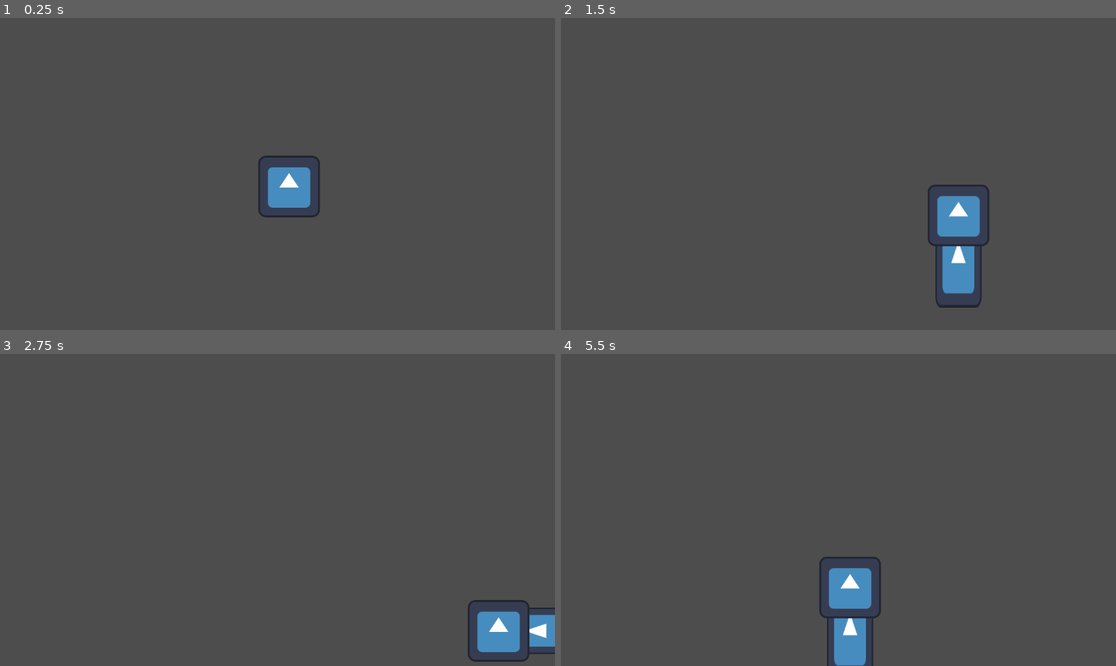
Above: before the commit, frames 1-4 (two rows, left to right).
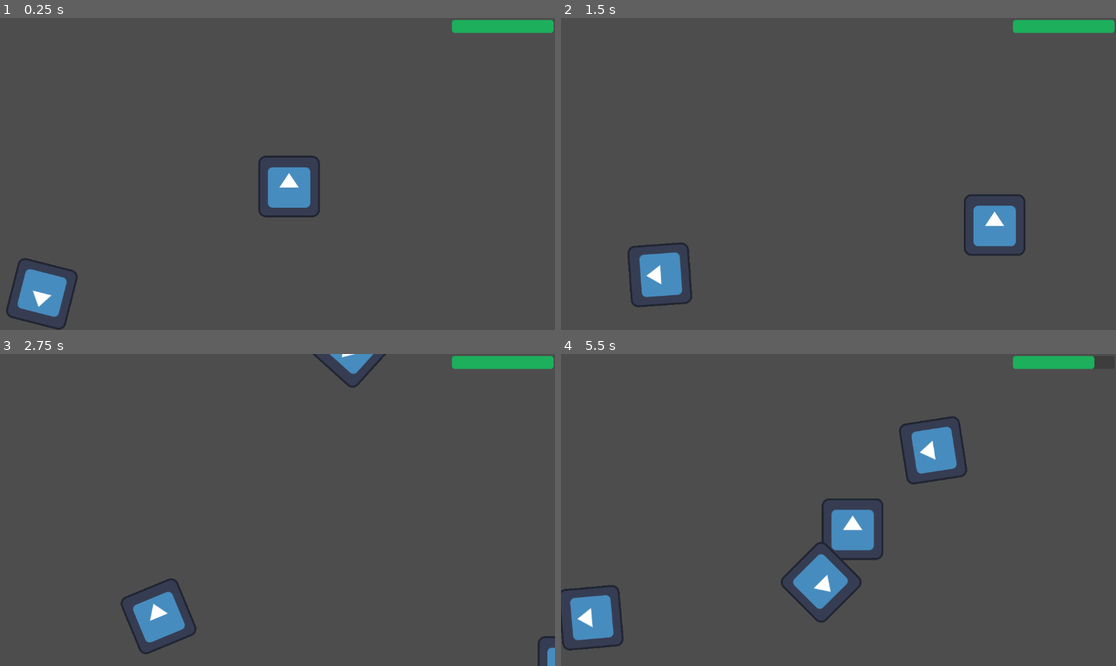
Above: after the commit, the same moments.

Repository: webermael/Informatikprojekt
Game: Godot game, scene res://game.tscn
Two runs of this game, one before a commit and one after it. Both use one fixed random seed, a clock stepped at 60 frames per second and the inputs below. The engine's default icon, where the game draws it, is replaced by a stand-in: a white triangle on a blue panel in a dark square.
Inputs:
- Up to frame 1 (0.25 s): no input
- Up to frame 2 (1.5 s): hold Right (ui_right) 0.53-1.28 s; hold Space (ui_attack) 0.53-1.28 s; hold Down (ui_down) from 1.28 s (still down); tap Space (ui_attack) at 1.35 s
- Up to frame 3 (2.75 s): release Down (ui_down) at 2.03 s; hold Right (ui_right) from 2.03 s (still down); hold Space (ui_attack) from 2.03 s (still down)
- Up to frame 4 (5.5 s): release Right (ui_right) at 2.78 s; release Space (ui_attack) at 2.78 s; hold Up (ui_up) 2.78-3.53 s; tap Space (ui_attack) at 2.85, 4.35 s; hold Space (ui_attack) 3.53-4.28 s; hold Left (ui_left) 3.53-5.03 s; hold Down (ui_down) from 5.03 s (still down); hold Space (ui_attack) from 5.03 s (still down)

The runs differ from the first frame. In frame 1, 2.1% of the frame differs, in the area x 1-100%, y 0-100%; in frame 2, 5.3%; in frame 3, 4.4%; in frame 4, 7.3%, in the area x 0-97%, y 0-100%.

Commit message:
cleaned up code + enemy spawning added

Diff:
--- a/Player.gd
+++ b/Player.gd
@@ -1,20 +1,44 @@
 extends CharacterBody2D
 
-const SPEED = 300.0
-
-func get_input():
-	var input_direction = Input.get_vector("ui_left", "ui_right", "ui_up", "ui_down")
-	velocity = input_direction * SPEED
-	if input_direction.length() != 0:
-		var Last_Movement = input_direction
-		$Stab.rotation = Last_Movement.angle() - PI / 2
-	if Input.is_action_pressed("ui_attack"):
-		$Stab.visible = true
-		$StabDuration.start()
+const SPEED = 400.0
+var Last_Movement = Input.get_vector("ui_left", "ui_right", "ui_up", "ui_down")
+var Stab_Ready = true
+var health = 5
 
 func _on_stab_duration_timeout():
 	$Stab.visible = false
+	$Stab/StabCollision.disabled = true
+
+func _on_stab_cooldown_timeout():
+	Stab_Ready = true
+
+func _on_hitbox_body_entered(body):
+	if body.is_in_group("Enemies") and $Hitbox/HitboxCollision.scale.x == 1:
+		health -= 1
+		$Hitbox/HitboxCollision.scale.x = 0.9
+		$ImmunityFrames.start()
+		$"../Healthbar".value = health
+		if health == 0:
+			get_tree().paused = true
+
+
+
+func _on_immunity_frames_timeout():
+		$Hitbox/HitboxCollision.scale.x = 1
 
 func _physics_process(delta):
-	get_input()
+	var input_direction = Input.get_vector("ui_left", "ui_right", "ui_up", "ui_down")
+	velocity = input_direction * SPEED
+
+	if input_direction.length() != 0:
+		Last_Movement = input_direction
+
+	if Input.is_action_pressed("ui_attack") and Stab_Ready:
+		$Stab.rotation = Last_Movement.angle() - PI / 2
+		$Stab.visible = true
+		$Stab/StabCollision.disabled = false
+		Stab_Ready = false
+		$StabDuration.start()
+		$StabCooldown.start()
+
 	move_and_slide()
--- a/Stab.gd
+++ b/Stab.gd
@@ -1 +1,7 @@
 extends Area2D
+
+func _on_body_entered(body):
+	if body.is_in_group("Enemies"):
+		body.health -= 1
+		if body.health <= 0:
+			body.queue_free()
--- a/Stab.tscn
+++ b/Stab.tscn
@@ -12,8 +12,11 @@
 [node name="StabCollision" type="CollisionShape2D" parent="."]
 position = Vector2(0, 95.5)
 shape = SubResource("RectangleShape2D_4eq15")
+disabled = true
 
 [node name="StabSprite" type="Sprite2D" parent="."]
 position = Vector2(0, 96)
 scale = Vector2(0.75, 1.5)
 texture = ExtResource("1_muppg")
+
+[connection signal="body_entered" from="." to="." method="_on_body_entered"]
--- /dev/null
+++ b/game.gd
@@ -0,0 +1,10 @@
+extends Node2D
+
+func spawn_enemy():
+	var new_enemy = preload("res://roller.tscn").instantiate()
+	$Spawnpath/Spawnpoint.progress_ratio = randf()
+	new_enemy.global_position = $Spawnpath/Spawnpoint.global_position
+	add_child(new_enemy)
+
+func _on_spawn_timer_timeout():
+	spawn_enemy()
--- a/game.tscn
+++ b/game.tscn
@@ -1,8 +1,50 @@
-[gd_scene load_steps=2 format=3 uid="uid://filrvjjqg6ij"]
+[gd_scene load_steps=6 format=3 uid="uid://filrvjjqg6ij"]
 
+[ext_resource type="Script" path="res://game.gd" id="1_lvcbi"]
 [ext_resource type="PackedScene" uid="uid://yja5fgu07w0" path="res://player.tscn" id="1_t5ae7"]
+[ext_resource type="PackedScene" uid="uid://dix0smnrj0j4l" path="res://roller.tscn" id="2_6op6b"]
+
+[sub_resource type="StyleBoxFlat" id="StyleBoxFlat_x4d02"]
+bg_color = Color(0.113725, 0.686275, 0.356863, 1)
+corner_radius_top_left = 6
+corner_radius_top_right = 6
+corner_radius_bottom_right = 6
+corner_radius_bottom_left = 6
+
+[sub_resource type="Curve2D" id="Curve2D_umr6q"]
+_data = {
+"points": PackedVector2Array(0, 0, 0, 0, -80, -80, 0, 0, 0, 0, -80, 750, 0, 0, 0, 0, 1250, 750, 0, 0, 0, 0, 1250, -80, 0, 0, 0, 0, -80, -80)
+}
+point_count = 5
 
 [node name="Game" type="Node2D"]
+script = ExtResource("1_lvcbi")
+
+[node name="Healthbar" type="ProgressBar" parent="."]
+offset_left = 938.0
+offset_top = 4.0
+offset_right = 1149.0
+offset_bottom = 31.0
+theme_override_styles/fill = SubResource("StyleBoxFlat_x4d02")
+max_value = 5.0
+value = 5.0
+show_percentage = false
 
 [node name="Player" parent="." instance=ExtResource("1_t5ae7")]
 position = Vector2(600, 350)
+
+[node name="Roller" parent="." instance=ExtResource("2_6op6b")]
+position = Vector2(64, 583)
+
+[node name="Spawnpath" type="Path2D" parent="."]
+curve = SubResource("Curve2D_umr6q")
+
+[node name="Spawnpoint" type="PathFollow2D" parent="Spawnpath"]
+position = Vector2(-80, -80)
+rotation = 1.5708
+
+[node name="SpawnTimer" type="Timer" parent="."]
+wait_time = 2.0
+autostart = true
+
+[connection signal="timeout" from="SpawnTimer" to="." method="_on_spawn_timer_timeout"]
--- a/player.tscn
+++ b/player.tscn
@@ -1,27 +1,43 @@
-[gd_scene load_steps=5 format=3 uid="uid://yja5fgu07w0"]
+[gd_scene load_steps=6 format=3 uid="uid://yja5fgu07w0"]
 
-[ext_resource type="Script" path="res://Player.gd" id="1_kl8id"]
+[ext_resource type="Script" path="res://player.gd" id="1_kl8id"]
 [ext_resource type="Texture2D" uid="uid://b6djpocinrc2f" path="res://icon.svg" id="2_205pd"]
 [ext_resource type="PackedScene" uid="uid://bfhg3wvtl1jcy" path="res://Stab.tscn" id="3_2rbtj"]
 
 [sub_resource type="CircleShape2D" id="CircleShape2D_wgqdj"]
-radius = 63.0714
+radius = 64.0
+
+[sub_resource type="CircleShape2D" id="CircleShape2D_vki13"]
+radius = 65.0077
 
 [node name="Player" type="CharacterBody2D"]
+platform_floor_layers = 4294967040
 script = ExtResource("1_kl8id")
 
 [node name="StabDuration" type="Timer" parent="."]
 wait_time = 0.1
 
 [node name="StabCooldown" type="Timer" parent="."]
+wait_time = 0.5
+
+[node name="ImmunityFrames" type="Timer" parent="."]
+wait_time = 0.5
 
 [node name="Stab" parent="." instance=ExtResource("3_2rbtj")]
 visible = false
 
+[node name="PlayerSprite2" type="Sprite2D" parent="."]
+texture = ExtResource("2_205pd")
+
 [node name="CollisionShape2D" type="CollisionShape2D" parent="."]
 shape = SubResource("CircleShape2D_wgqdj")
 
-[node name="PlayerSprite2" type="Sprite2D" parent="."]
-texture = ExtResource("2_205pd")
+[node name="Hitbox" type="Area2D" parent="."]
+
+[node name="HitboxCollision" type="CollisionShape2D" parent="Hitbox"]
+shape = SubResource("CircleShape2D_vki13")
 
 [connection signal="timeout" from="StabDuration" to="." method="_on_stab_duration_timeout"]
+[connection signal="timeout" from="StabCooldown" to="." method="_on_stab_cooldown_timeout"]
+[connection signal="timeout" from="ImmunityFrames" to="." method="_on_immunity_frames_timeout"]
+[connection signal="body_entered" from="Hitbox" to="." method="_on_hitbox_body_entered"]
--- /dev/null
+++ b/roller.gd
@@ -0,0 +1,15 @@
+extends CharacterBody2D
+
+const SPEED = 100.0
+var health = 2
+
+@onready var player = $/root/Game/Player
+
+func _physics_process(delta):
+	var direction = global_position.direction_to(player.global_position)
+	velocity = direction * SPEED
+	if direction[0] > 0:
+		rotation += delta
+	elif direction[0] <= 0:
+		rotation -= delta
+	move_and_slide()
--- /dev/null
+++ b/roller.tscn
@@ -0,0 +1,18 @@
+[gd_scene load_steps=4 format=3 uid="uid://dix0smnrj0j4l"]
+
+[ext_resource type="Script" path="res://roller.gd" id="1_4uln1"]
+[ext_resource type="Texture2D" uid="uid://b6djpocinrc2f" path="res://icon.svg" id="1_rhhah"]
+
+[sub_resource type="CircleShape2D" id="CircleShape2D_2l6ko"]
+radius = 64.0078
+
+[node name="Roller" type="CharacterBody2D" groups=["Enemies"]]
+platform_floor_layers = 4294967040
+script = ExtResource("1_4uln1")
+
+[node name="RollerSprite" type="Sprite2D" parent="."]
+rotation = 3.14159
+texture = ExtResource("1_rhhah")
+
+[node name="CollisionShape2D" type="CollisionShape2D" parent="."]
+shape = SubResource("CircleShape2D_2l6ko")
